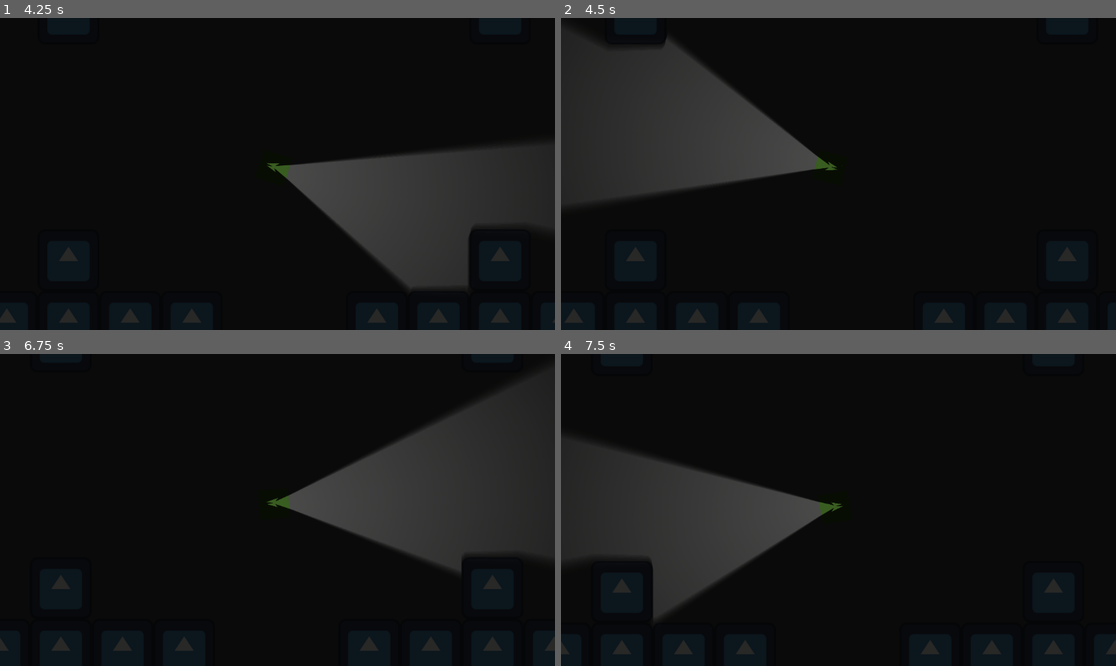
Above: before the commit, frames 1-4 (two rows, left to right).
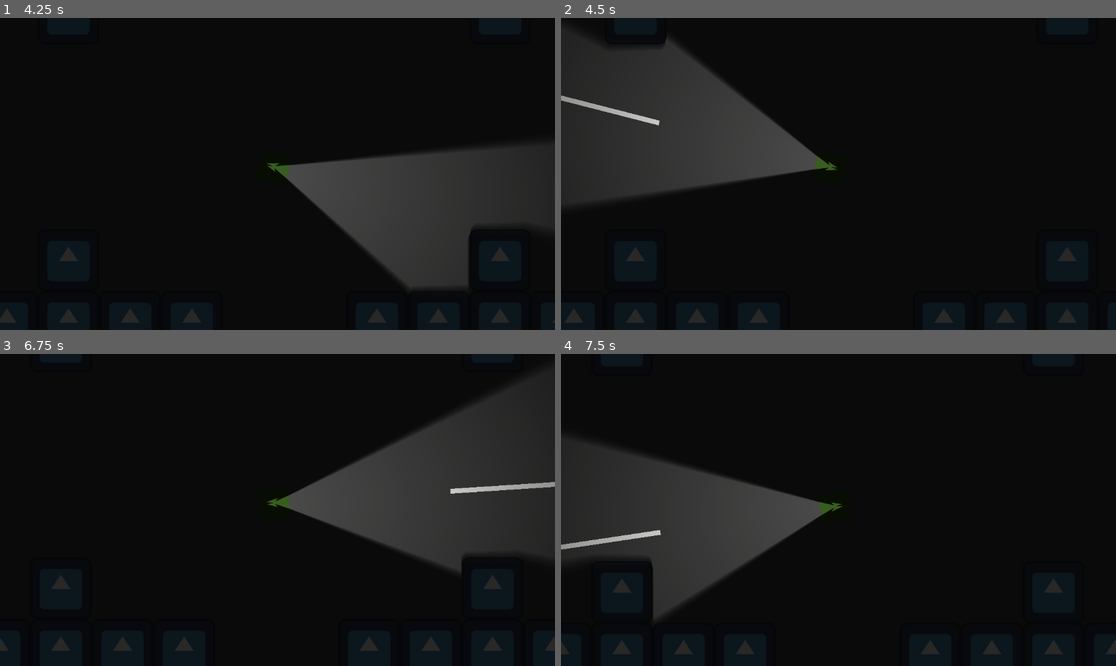
Above: after the commit, the same moments.

Repository: delaitaris/top-down-movement-game
Game: Godot game, scene res://scenes/game.tscn
The game is run twice, just before and just after one commit, with the same random seed, the same clock (stepped at 60 frames per second) and the same inputs. The engine's default icon, where the game draws it, is replaced by a stand-in: a white triangle on a blue panel in a dark square.
Inputs (mouse positions are in pixels of both pictures, inside the frame that each line leads up to):
- Up to frame 1 (4.25 s): tap Enter at 0.5 s; move the mouse to (188, 105) at 0.52 s; tap A (a) at 0.6, 3.8 s; click (188, 105) at 0.67 s; tap D (d) at 0.8, 1.35 s; move the mouse to (188, 105) at 1.27 s; click (188, 105) at 1.42 s; tap S (s) at 1.55, 2.1 s; move the mouse to (188, 108) at 2.02 s; click (188, 108) at 2.3 s; tap Space at 2.75 s; move the mouse to (188, 105) at 2.77 s; click (188, 105) at 2.85 s; tap W (w) at 3.05, 3.6 s; move the mouse to (444, 220) at 3.52 s; click (444, 220) at 3.67 s
- Up to frame 2 (4.5 s): move the mouse to (672, 127) at 4.27 s; tap A (a) at 4.35 s; click (672, 127) at 4.42 s
- Up to frame 3 (6.75 s): tap D (d) at 4.55, 5.1 s; move the mouse to (305, 510) at 5.02 s; click (305, 510) at 5.17 s; tap S (s) at 5.3 s; move the mouse to (194, 432) at 5.77 s; tap Ctrl (lower height) at 5.85 s; click (194, 432) at 6.05 s; tap Enter at 6.5 s; move the mouse to (399, 494) at 6.52 s; tap Shift (raise height) at 6.6 s; click (399, 494) at 6.67 s
- Up to frame 4 (7.5 s): tap W (w) at 6.8 s; move the mouse to (727, 525) at 7.27 s; tap S (s) at 7.35 s; click (727, 525) at 7.42 s

Frame 1 is identical in both runs. In frame 2, 0.3% of the frame differs, in the area x 0-18%, y 24-35%; in frame 3, 0.3%, in the area x 81-100%, y 40-45%; in frame 4, 0.3%.

Commit message:
added in basic shooting
yeah, don't know what to say. thanks ai, you're awfully helpful sometimes because i didn't want to learn line2d's or raycasts, fuck that shit

Diff:
--- /dev/null
+++ b/scenes/bullet.tscn
@@ -0,0 +1,8 @@
+[gd_scene format=3 uid="uid://cry6ap8v0kobj"]
+
+[ext_resource type="Script" uid="uid://cl7b4f7s1fjqj" path="res://scripts/bullet.gd" id="1_v7oki"]
+
+[node name="Node2D" type="Node2D" unique_id=297855556]
+script = ExtResource("1_v7oki")
+
+[node name="Line2D" type="Line2D" parent="." unique_id=82175766]
--- a/scenes/character.tscn
+++ b/scenes/character.tscn
@@ -1,6 +1,7 @@
 [gd_scene format=3 uid="uid://b601km7ojh1bo"]
 
 [ext_resource type="Script" uid="uid://nfn1x0pbhr5v" path="res://scripts/character.gd" id="1_wa5vi"]
+[ext_resource type="PackedScene" uid="uid://cry6ap8v0kobj" path="res://scenes/bullet.tscn" id="2_0lw5n"]
 [ext_resource type="Texture2D" uid="uid://dvk7n6vvo4tlf" path="res://sprites/movement game player sprites.png" id="2_dp8ca"]
 [ext_resource type="Script" uid="uid://b4l0iga6446an" path="res://scripts/animated_sprite_2d.gd" id="3_0lw5n"]
 [ext_resource type="Script" uid="uid://cuyaapx2vxu13" path="res://scripts/camera_2d.gd" id="3_px5sl"]
@@ -61,6 +62,7 @@
 
 [node name="Character" type="CharacterBody2D" unique_id=323876973]
 script = ExtResource("1_wa5vi")
+bullet_scene = ExtResource("2_0lw5n")
 metadata/_edit_group_ = true
 
 [node name="AnimatedSprite2D" type="AnimatedSprite2D" parent="." unique_id=1273842429]
@@ -132,6 +134,9 @@
 rotation = 6.2831855
 occluder = SubResource("OccluderPolygon2D_dp8ca")
 
+[node name="Muzzle" type="Marker2D" parent="." unique_id=1852545678]
+position = Vector2(183, 125)
+
 [connection signal="mouse_entered" from="West" to="." method="_on_west_mouse_entered"]
 [connection signal="mouse_exited" from="West" to="." method="_on_west_mouse_exited"]
 [connection signal="mouse_entered" from="East" to="." method="_on_east_mouse_entered"]
--- /dev/null
+++ b/scripts/bullet.gd
@@ -0,0 +1,58 @@
+extends Node2D
+@onready var speed: float = 10000.0
+@onready var damage: float = 35.0
+@onready var max_lifetime: float = 4.0
+@onready var line_2d: Line2D = $Line2D
+
+
+var velocity: Vector2 = Vector2.ZERO
+var lifetime: float = 0.0
+var total_distance_traveled: float = 0.0
+
+# Called when the node enters the scene tree for the first time.
+func _ready() -> void:
+	velocity = Vector2.RIGHT.rotated(rotation) * speed
+
+	line_2d.clear_points()
+	line_2d.add_point(Vector2.ZERO)
+	line_2d.add_point(Vector2.ZERO)
+
+# Called every frame. 'delta' is the elapsed time since the previous frame.
+func _process(delta: float) -> void:
+	var movement_step = velocity * delta
+	var current_position = global_position
+	var next_position = current_position + movement_step
+	var space_state = get_world_2d().direct_space_state
+	var query = PhysicsRayQueryParameters2D.create(current_position, next_position)
+	var result = space_state.intersect_ray(query)
+
+	total_distance_traveled += movement_step.length()
+	query.collide_with_areas = true
+	query.collide_with_bodies = true
+
+	if result:
+		global_position = result.position
+		handle_collision(result)
+		print('hit')
+	else:
+		global_position = next_position
+		update_tracer(movement_step)
+
+	lifetime += delta
+	if lifetime >= max_lifetime:
+		queue_free()
+
+func update_tracer(_movement_step: Vector2) -> void:
+	var current_length = min(300, total_distance_traveled)
+
+	line_2d.set_point_position(1, Vector2.ZERO)
+	line_2d.set_point_position(0, Vector2(-current_length, 0.0)) #change for differing length of tracer
+
+func handle_collision(result: Dictionary) -> void:
+	var collider = result.collider
+
+	if collider.has_method("take_damage"):
+		collider.take_damage(damage)
+
+
+	queue_free()
--- a/scripts/character.gd
+++ b/scripts/character.gd
@@ -3,7 +3,10 @@
 @onready var sprite: AnimatedSprite2D = $AnimatedSprite2D
 @onready var light: PointLight2D = $PointLight2D
 @onready var light2: LightOccluder2D = $LightOccluder2D
+@onready var muzzle: Marker2D = $Muzzle
 @export_range(0.0, 180.0) var cone_angle_degrees := 60.0
+@export var bullet_scene: PackedScene
+
 
 enum Stance {STANDING, CROUCHING, CRAWLING}
 
@@ -19,8 +22,8 @@
 	light.look_at(mouse_pos)
 	light2.look_at(mouse_pos)
 	sprite.look_at(mouse_pos)
-	if current_stance == Stance.STANDING:
-		print("yes")
+	muzzle.look_at(mouse_pos)
+
 #movement
 func _physics_process(_delta: float) -> void:
 	var _mouse_direction = global_position.direction_to(get_global_mouse_position())
@@ -69,9 +72,6 @@
 	elif Input.is_action_just_pressed("raise height") and current_stance == Stance.CROUCHING:
 		current_stance = Stance.STANDING
 		print("standing")
-
-
-
 	move_and_slide()
 
 
@@ -101,3 +101,21 @@
 	east = true
 func _on_east_mouse_exited() -> void:
 	east = false
+
+
+
+func _unhandled_input(_event: InputEvent) -> void:
+	if Input.is_action_just_pressed("shoot"):
+		shoot()
+
+func shoot() -> void:
+	if not bullet_scene:
+		print("inspector bullet scene doofus")
+		return
+
+	var bullet = bullet_scene.instantiate()
+
+	bullet.global_position = muzzle.global_position
+	bullet.global_rotation = muzzle.global_rotation
+
+	get_tree().current_scene.add_child(bullet)
Not shown, added: scripts/bullet.gd.uid
